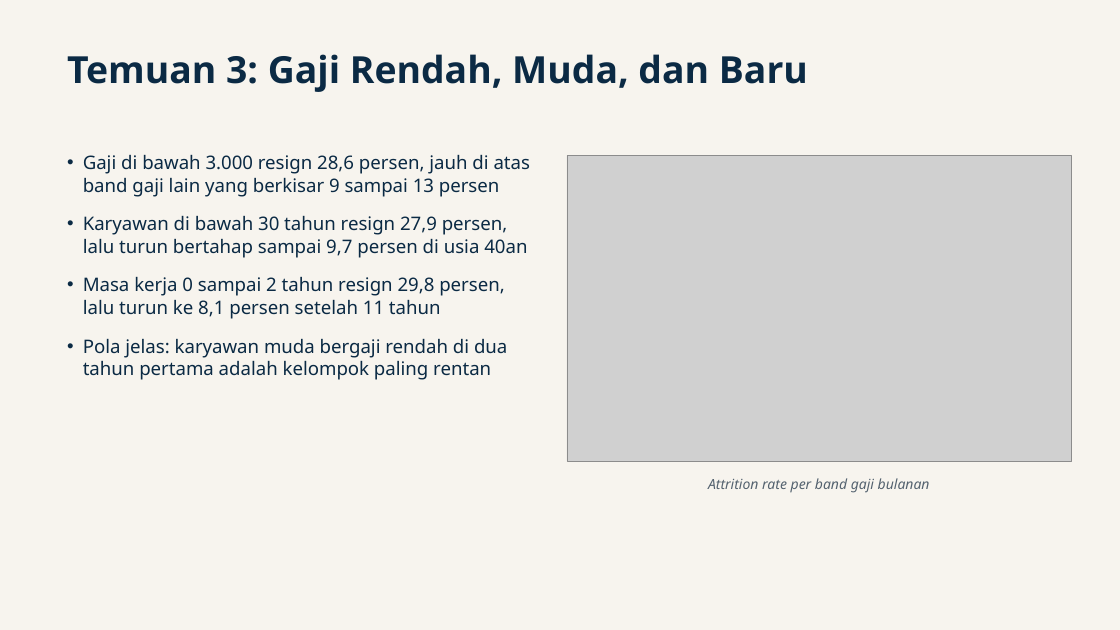
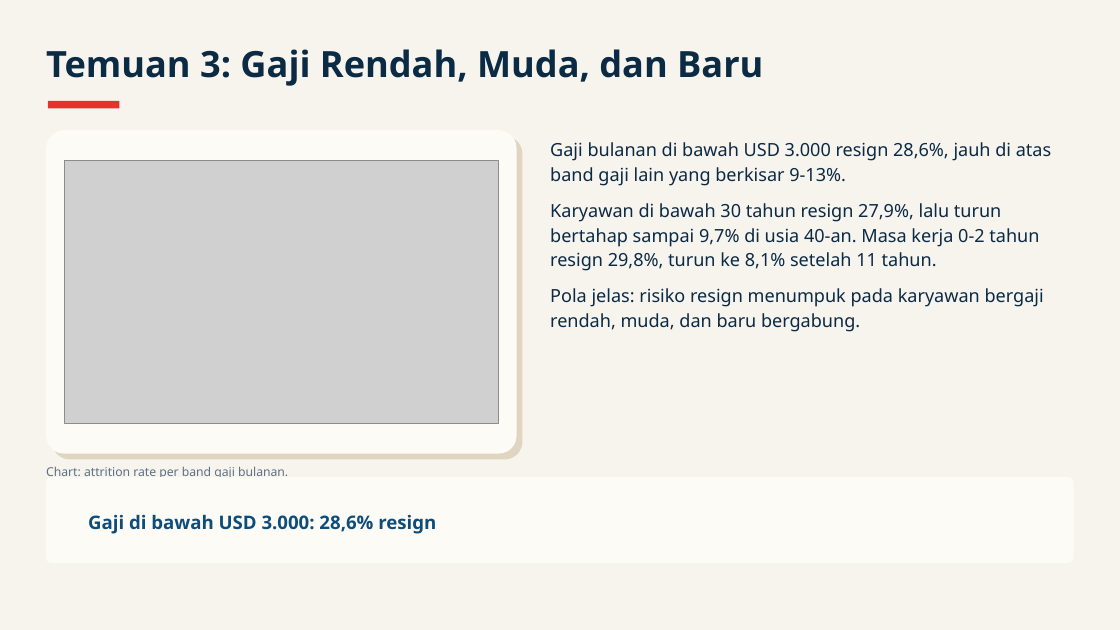
Before and after one commit to baghizash/ibm-hr-attrition-people-analytics, a slide deck: slide 6 of Portofolio-Analisis-HR-Attrition.pptx. Drawn at 1120x630 pixels with LibreOffice and Linux fonts; fonts in the diff are those of the drawing; grey boxes stand for pictures. Boxes give left, top, right and bottom in pixels: in the first picture for what was removed or moved away, otherwise in the second. Text is boxed around its words. In the diff, an @@ line names an element or a change of style, - is before the commit and + after.

```diff
--- a/Portofolio-Analisis-HR-Attrition.pptx
+++ b/Portofolio-Analisis-HR-Attrition.pptx
@@ text "Temuan 3: Gaji Rendah, Muda, ...": place and size @@
-text "Temuan 3: Gaji Rendah, Muda, ..." at [67, 54, 808, 92]
+text "Temuan 3: Gaji Rendah, Muda, ..." at [46, 49, 763, 86]
@@ text "Temuan 3: Gaji Rendah, Muda, ..." at [46, 49, 763, 86]: size 32 to 31 pt; line spacing 1 to 1.13; less space between paragraphs @@
@@ rounded rectangle added at [48, 101, 119, 108], fill #E5322D @@
@@ rounded rectangle added at [46, 130, 517, 454], fill #FDFBF6 @@
@@ rounded rectangle added at [52, 136, 523, 460], fill #DFD5C0 @@
@@ text at [550, 142, 1051, 332]: text changed; size 16 to 15.5 pt @@
-• Gaji di bawah 3.000 resign 28,6 persen, jauh di atas band gaji lain yang berkisar 9 sampai 13 persen
-• Karyawan di bawah 30 tahun resign 27,9 persen, lalu turun bertahap sampai 9,7 persen di usia 40an
-• Masa kerja 0 sampai 2 tahun resign 29,8 persen, lalu turun ke 8,1 persen setelah 11 tahun
-• Pola jelas: karyawan muda bergaji rendah di dua tahun pertama adalah kelompok paling rentan
+Gaji bulanan di bawah USD 3.000 resign 28,6%, jauh di atas band gaji lain yang berkisar 9-13%.
+Karyawan di bawah 30 tahun resign 27,9%, lalu turun bertahap sampai 9,7% di usia 40-an. Masa kerja 0-2 tahun resign 29,8%, turun ke 8,1% setelah 11 tahun.
+Pola jelas: risiko resign menumpuk pada karyawan bergaji rendah, muda, dan baru bergabung.
@@ picture: place and size @@
-picture at [567, 155, 1071, 461]
+picture at [65, 160, 498, 423]
@@ text at [46, 466, 288, 477]: text changed; size 12 to 10.5 pt; text colour #54626F to #5B7186; italic off @@
-Attrition rate per band gaji bulanan
+Chart: attrition rate per band gaji bulanan.
@@ rounded rectangle added at [46, 477, 1074, 563], fill #FDFBF6 @@
@@ text added at [88, 514, 436, 534], 16 pt, text #0E4D7A, bold @@
+Gaji di bawah USD 3.000: 28,6% resign
```
Also in this commit, not shown: 8 other slides changed, 1 slide added, 1 slide removed.
